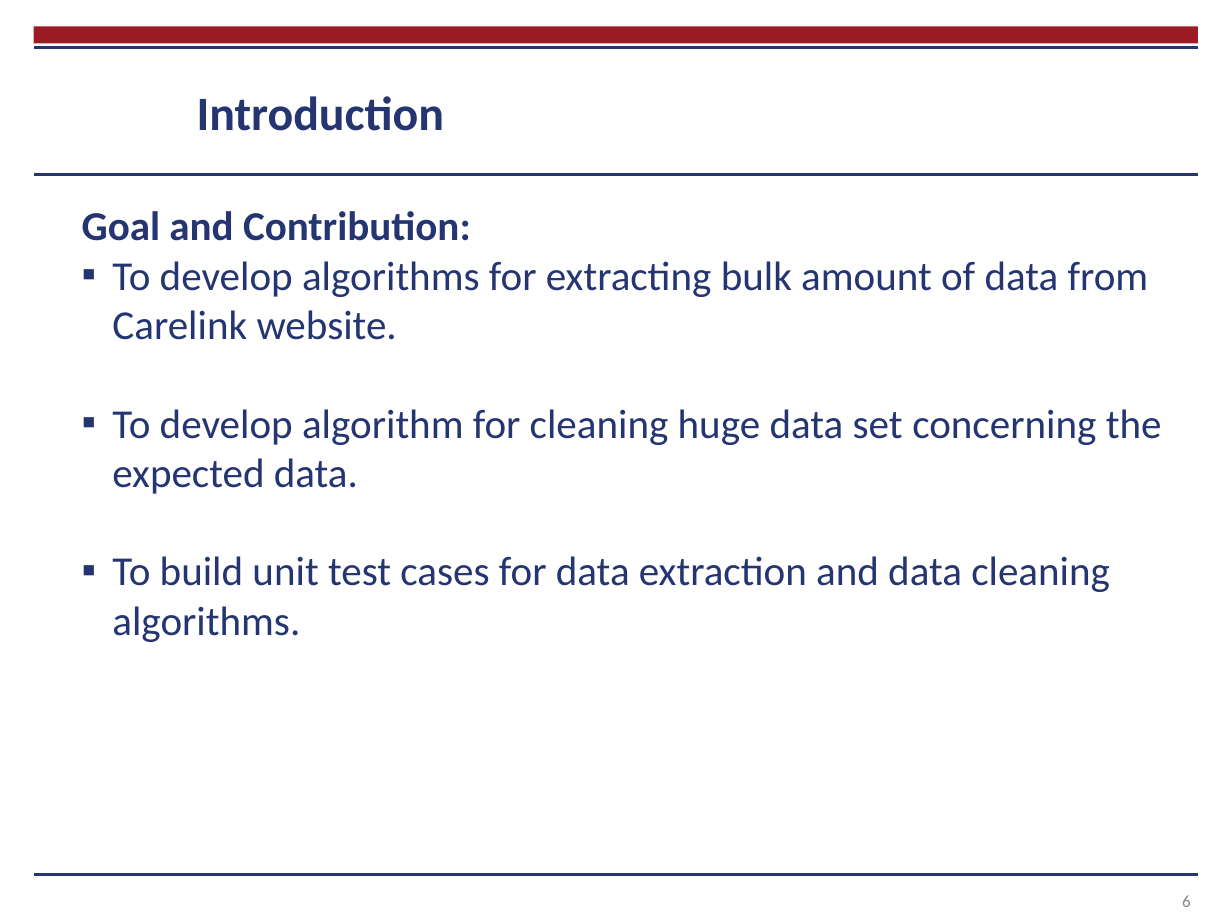
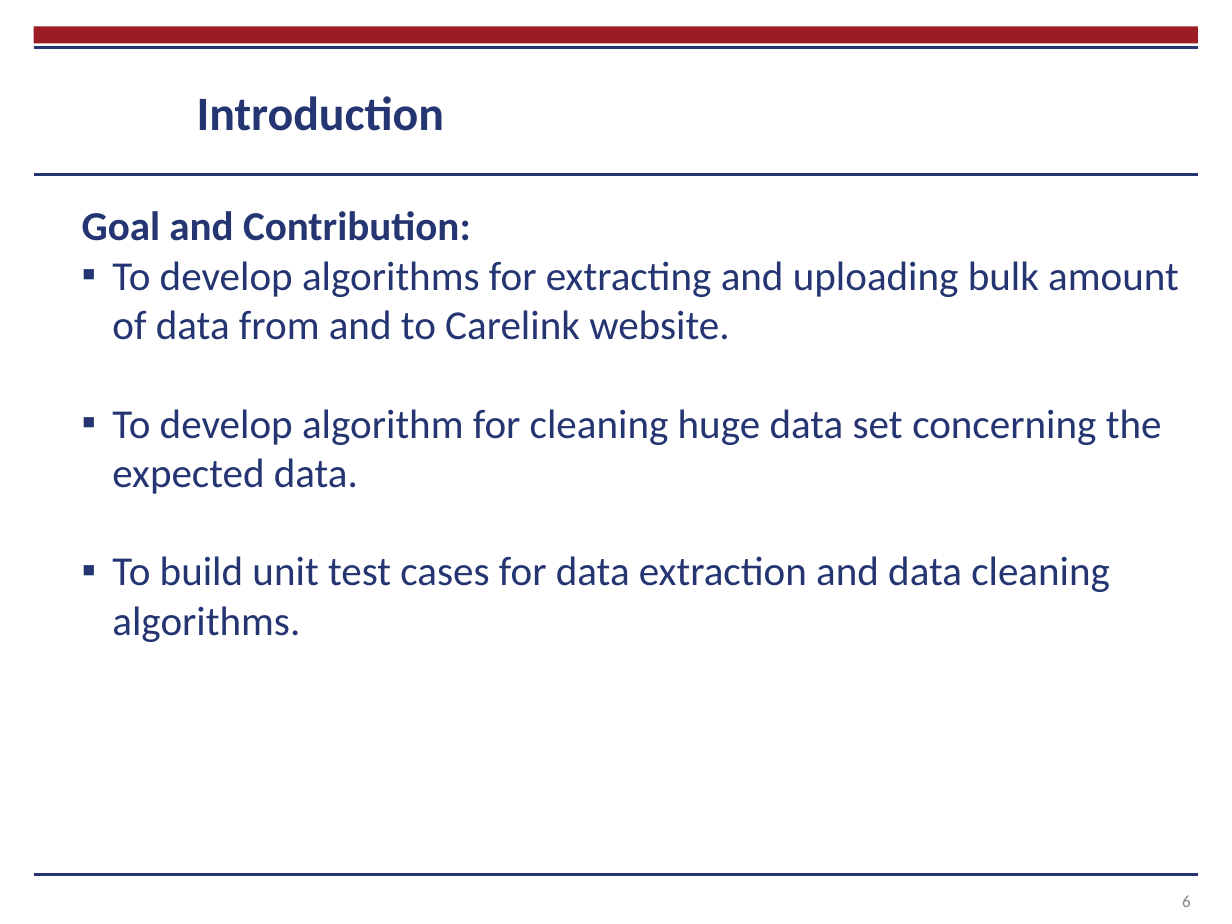
Before and after one commit to chikhalenakush/Report, a slide deck: slide 6 of Thesis presentation.pptx. Drawn at 1232x924 pixels with LibreOffice and Linux fonts; fonts in the diff are those of the drawing; background and template pictures are left out. Boxes give left, top, right and bottom in pixels: in the first picture for what was removed or moved away, otherwise in the second. Text is boxed around its words. In the diff, an @@ line names an element or a change of style, - is before the commit and + after.

```diff
--- a/Thesis presentation.pptx
+++ b/Thesis presentation.pptx
@@ text at box(112, 261, 1179, 340): text changed @@
-▪ To develop algorithms for extracting bulk amount of data from Carelink website.
+▪ To develop algorithms for extracting and uploading bulk amount of data from and to Carelink website.
```
Also in this commit, not shown: 12 other slides changed, 2 slides added, 1 other file.
